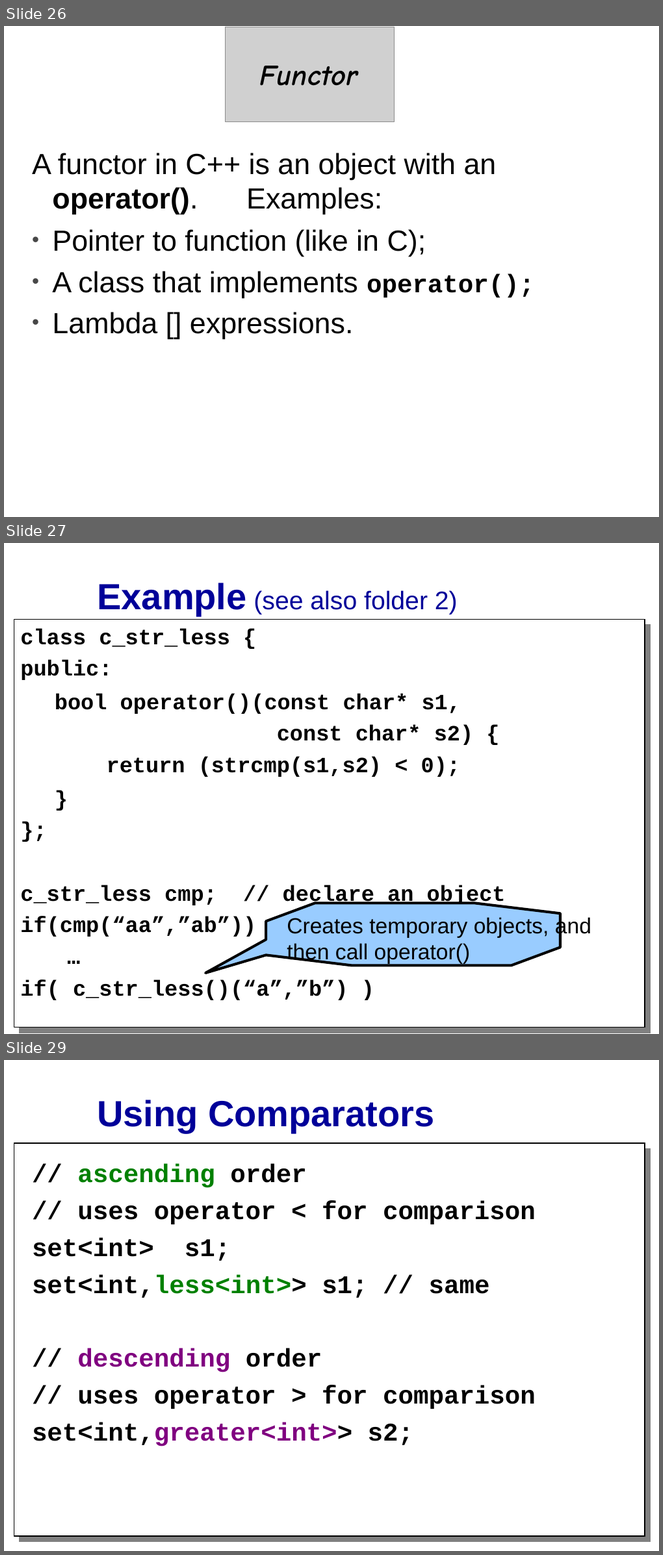
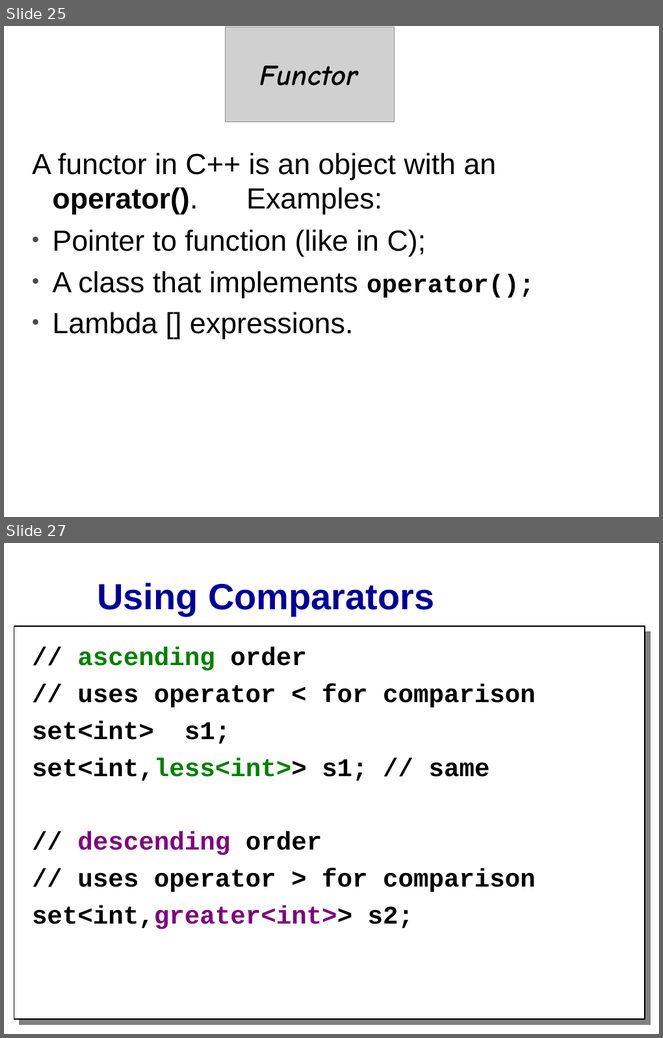
Before and after one commit to cpp-at-ariel/cpp-5781, a slide deck: 10-stl-containers/slides-containers.odp. Shown one above the other, each under a label of ours: slides 26, 27 and 29 before the commit, slides 25 and 27 after it; the slides between them are not shown. The pictures are 663x1555 and 663x1038 pixels, drawn with LibreOffice and Linux fonts; fonts in the diff are those of the drawing; grey boxes stand for pictures. Boxes give left, top, right and bottom in pixels: in the first picture for what was removed or moved away, otherwise in the second. Text is boxed around its words. In the diff, an @@ line names an element or a change of style, - is before the commit and + after.

```diff
--- a/10-stl-containers/slides-containers.odp
+++ b/10-stl-containers/slides-containers.odp
@@ slide 27 removed at bbox=[4, 543, 659, 1034], background #FFFFFF @@
@@ title removed at bbox=[97, 583, 458, 615] @@
-Example (see also folder 2)
@@ freeform shape removed at bbox=[14, 620, 645, 1028] @@
@@ text removed at bbox=[20, 628, 506, 1001] @@
-class c_str_less {
-public:
-bool operator()(const char* s1,
-const char* s2) {
-return (strcmp(s1,s2) < 0);
-}
-};
-c_str_less cmp; // declare an object
-if(cmp(“aa”,”ab”))
-…
-if( c_str_less()(“a”,”b”) )
@@ freeform shape removed at bbox=[266, 903, 622, 973] @@
-Creates temporary objects, and
-then call operator()
@@ what was slide 26 is now slide 25 @@
@@ what was slide 29 is now slide 27 @@
```
Also in this commit, not shown: 1 slide changed, 1 other slide removed, 17 other files.
